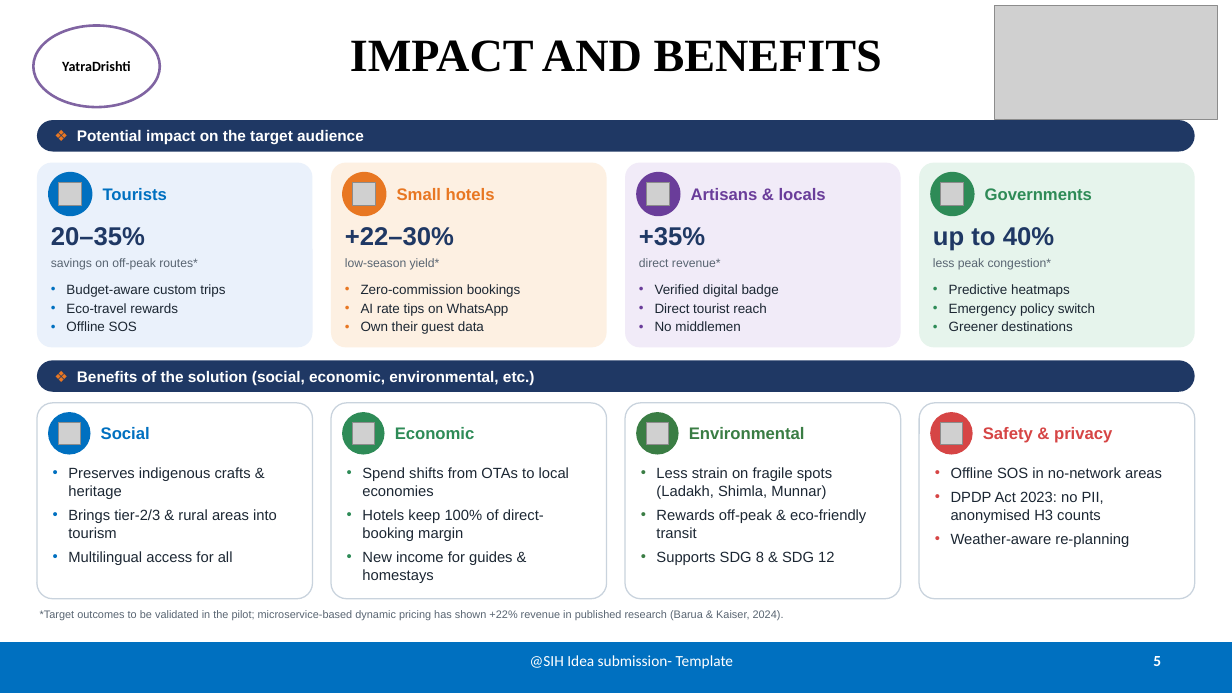
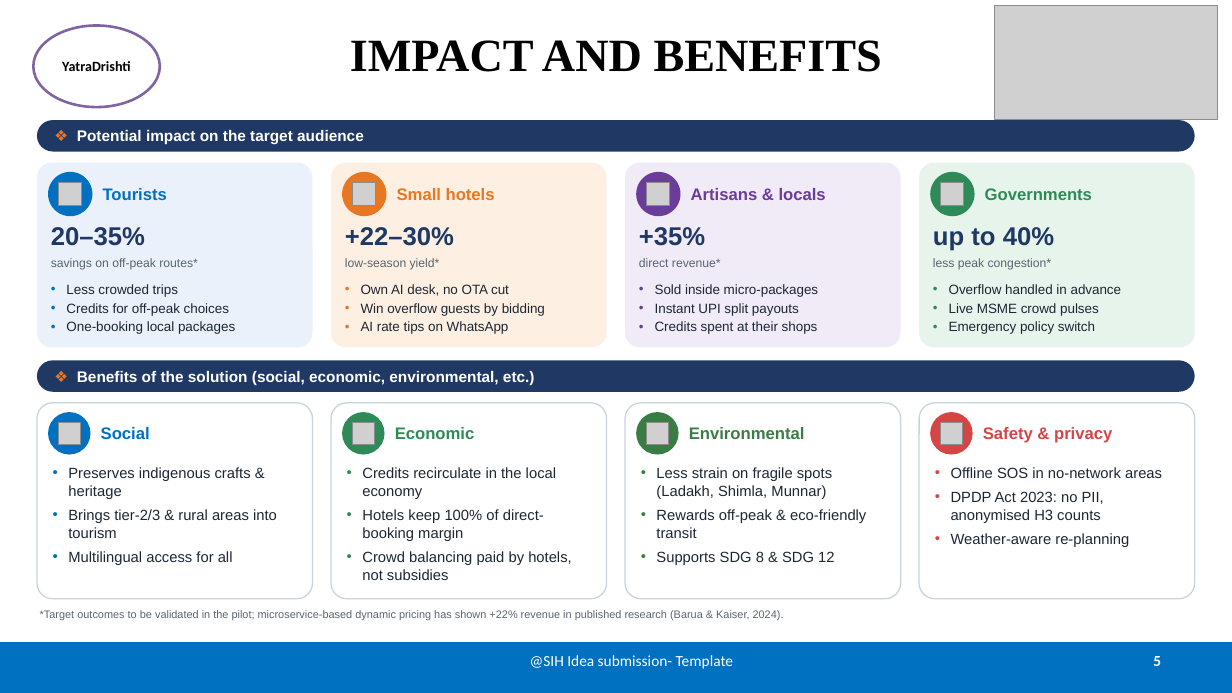
Before and after one commit to aswinvensiva-crypto/PRAHARI, a slide deck: slide 5 of SIH_Submission/YatraDrishti_SIH_Idea_Presentation.pptx. Drawn at 1232x693 pixels with LibreOffice and Linux fonts; fonts in the diff are those of the drawing; grey boxes stand for pictures. Boxes give left, top, right and bottom in pixels: in the first picture for what was removed or moved away, otherwise in the second. Text is boxed around its words. In the diff, an @@ line names an element or a change of style, - is before the commit and + after.

```diff
--- a/SIH_Submission/YatraDrishti_SIH_Idea_Presentation.pptx
+++ b/SIH_Submission/YatraDrishti_SIH_Idea_Presentation.pptx
@@ text at (66, 284, 235, 334): text changed @@
-• Budget-aware custom trips
-• Eco-travel rewards
-• Offline SOS
+• Less crowded trips
+• Credits for off-peak choices
+• One-booking local packages
@@ text at (361, 284, 545, 316): text changed @@
-• Zero-commission bookings
+• Own AI desk, no OTA cut
+• Win overflow guests by bidding
@@ text at (655, 284, 818, 334): text changed @@
-• Verified digital badge
-• Direct tourist reach
-• No middlemen
+• Sold inside micro-packages
+• Instant UPI split payouts
+• Credits spent at their shops
@@ text at (949, 284, 1122, 316): text changed @@
-• Predictive heatmaps
+• Overflow handled in advance
+• Live MSME crowd pulses
@@ text at (361, 321, 484, 334): paragraph removed @@
-• Own their guest data
@@ text at (949, 321, 1072, 331): paragraph removed @@
-• Greener destinations
@@ text at (362, 467, 556, 499): text changed @@
-• Spend shifts from OTAs to local economies
+• Credits recirculate in the local economy
@@ text at (362, 551, 571, 580): text changed @@
-• New income for guides & homestays
+• Crowd balancing paid by hotels, not subsidies
```
Also in this commit, not shown: 4 other slides changed, 2 other files.
